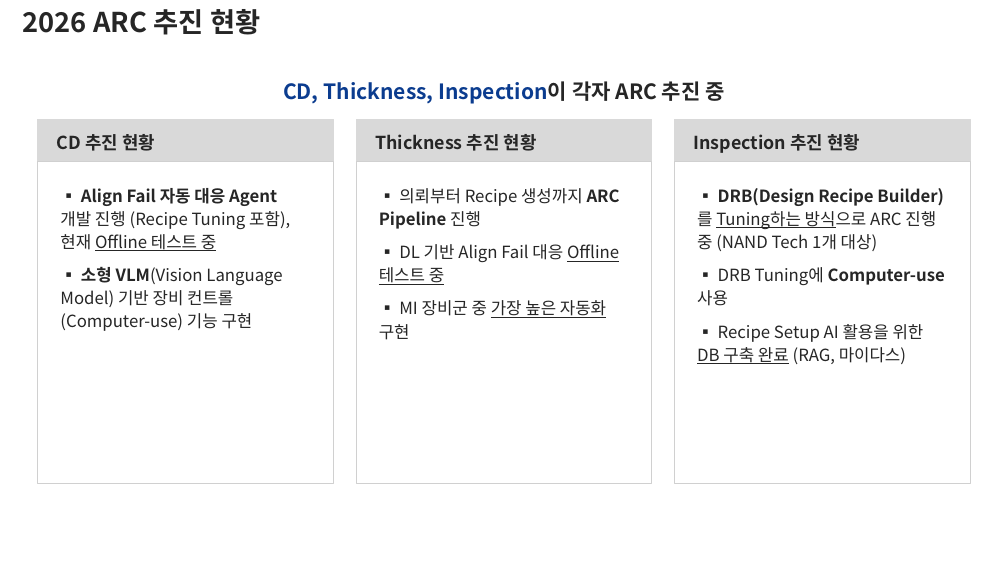
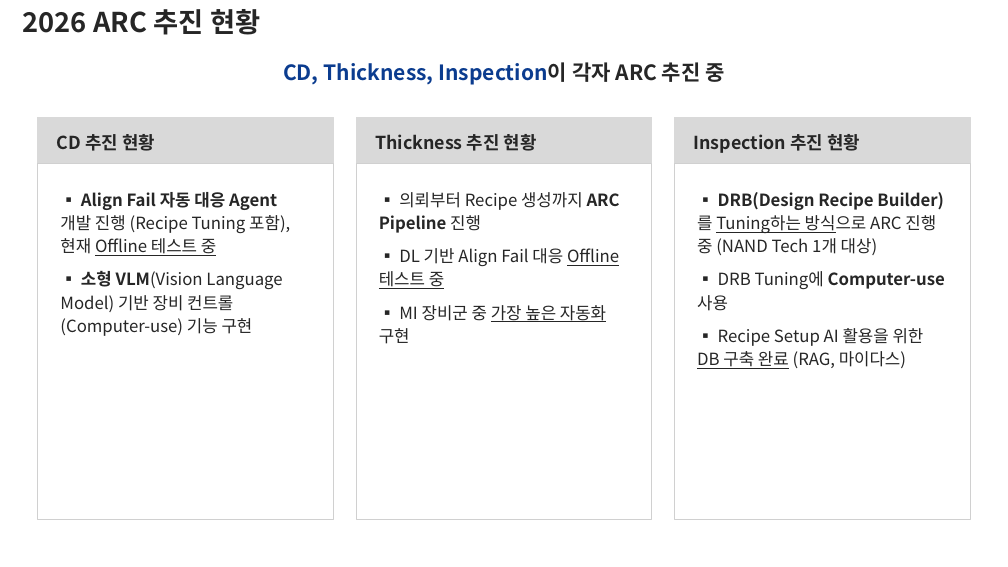
Before and after one commit to DarrenKoi/pm_notes, a slide deck: slide 2 of my-task/arc-tf/deliverables/arc-tf-exec-summary.pptx. Drawn at 1008x567 pixels with LibreOffice and Linux fonts; fonts in the diff are those of the drawing. Boxes give left, top, right and bottom in pixels: in the first picture for what was removed or moved away, otherwise in the second. Text is boxed around its words. In the diff, an @@ line names an element or a change of style, - is before the commit and + after.

```diff
--- a/my-task/arc-tf/deliverables/arc-tf-exec-summary.pptx
+++ b/my-task/arc-tf/deliverables/arc-tf-exec-summary.pptx
@@ text "CD, Thickness, Inspection이 각자 ARC ...": place and size @@
-text "CD, Thickness, Inspection이 각자 ARC ..." at (283, 81, 724, 104)
+text "CD, Thickness, Inspection이 각자 ARC ..." at (283, 62, 724, 85)
@@ rectangle: place and size @@
-rectangle at (38, 161, 333, 484)
+rectangle at (38, 163, 333, 520)
@@ rectangle: place and size @@
-rectangle at (356, 161, 652, 484)
+rectangle at (356, 163, 652, 520)
@@ rectangle: place and size @@
-rectangle at (675, 161, 970, 484)
+rectangle at (675, 163, 970, 520)
@@ text "▪ Align Fail 자동 대응 ...": place and size @@
-text "▪ Align Fail 자동 대응 ..." at (60, 188, 290, 331)
+text "▪ Align Fail 자동 대응 ..." at (60, 192, 290, 336)
@@ text "▪ 의뢰부터 Recipe 생성까지 ARC ...": place and size @@
-text "▪ 의뢰부터 Recipe 생성까지 ARC ..." at (379, 188, 620, 340)
+text "▪ 의뢰부터 Recipe 생성까지 ARC ..." at (379, 192, 620, 344)
@@ text "▪ DRB(Design Recipe Builder)를 Tuning하는 ...": place and size @@
-text "▪ DRB(Design Recipe Builder)를 Tuning하는 ..." at (697, 188, 945, 364)
+text "▪ DRB(Design Recipe Builder)를 Tuning하는 ..." at (697, 192, 945, 369)
```
Also in this commit, not shown: 4 other slides changed, 4 other files.
